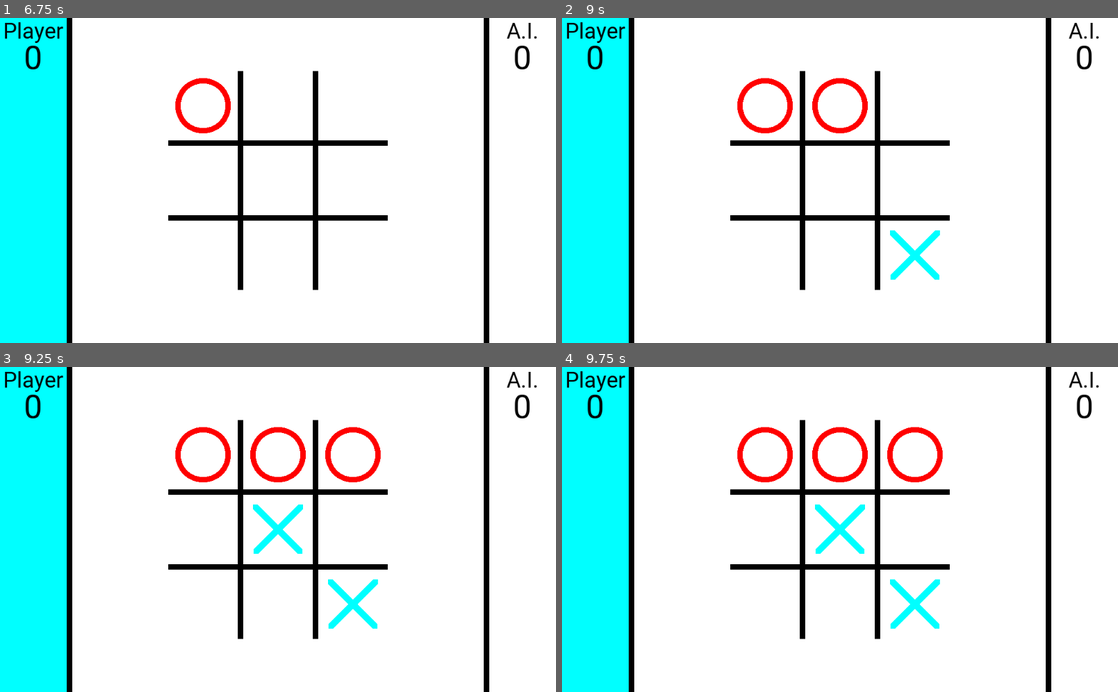
Above: before the commit, frames 1-4 (two rows, left to right).
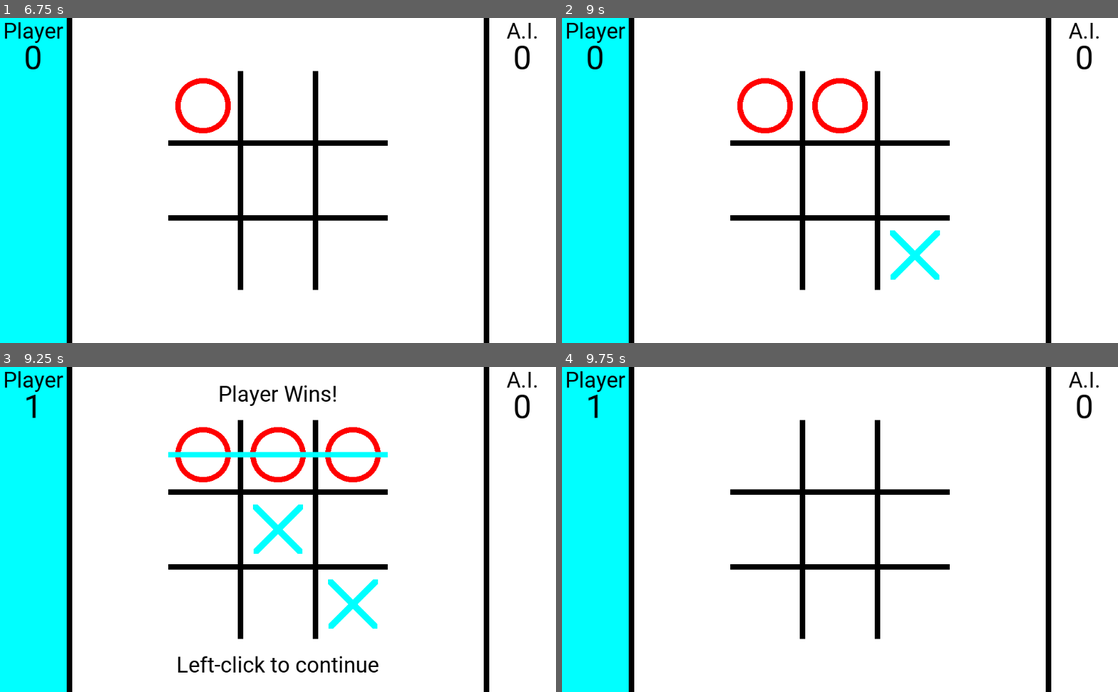
Above: after the commit, the same moments.

Repository: MGon025/CPSC481_Project
Game: Godot game, scene res://Board.tscn
Same seed, same stepped clock (60 frames per second), same inputs: the game is played once before the commit and once after it.
Inputs (mouse positions are in pixels of both pictures, inside the frame that each line leads up to):
- Up to frame 1 (6.75 s): tap Enter at 0.5, 2.75, 4.25 s; move the mouse to (205, 105) at 0.52 s; click (205, 105) at 0.67 s; tap Space at 1.25, 3.5, 5 s; move the mouse to (278, 105) at 1.27 s; click (278, 105) at 1.42 s; move the mouse to (350, 105) at 2.02 s; click (350, 105) at 2.17 s; move the mouse to (205, 180) at 2.77 s; click (205, 180) at 2.92 s; move the mouse to (278, 180) at 3.52 s; click (278, 180) at 3.67 s; move the mouse to (350, 180) at 4.27 s; click (350, 180) at 4.42 s; move the mouse to (205, 255) at 5.02 s; click (205, 255) at 5.17 s; move the mouse to (278, 255) at 5.77 s; click (278, 255) at 5.92 s; move the mouse to (350, 255) at 6.52 s; click (350, 255) at 6.67 s
- Up to frame 2 (9 s): move the mouse to (1006, 229) at 7.27 s; click (1006, 229) at 7.42 s; move the mouse to (673, 131) at 8.02 s; click (673, 131) at 8.17 s; move the mouse to (867, 180) at 8.77 s; click (867, 180) at 8.92 s
- Up to frame 3 (9.25 s): no input
- Up to frame 4 (9.75 s): move the mouse to (756, 448) at 9.52 s; click (756, 448) at 9.67 s

Frames 1-2 are identical in both runs. In frame 3, 2.0% of the frame differs, in the area x 4-70%, y 5-95%; in frame 4, 2.7%, in the area x 4-69%, y 8-81%.

Commit message:
check_win

Diff:
--- a/board.gd
+++ b/board.gd
@@ -188,9 +188,41 @@
 
 
 func _check_win():
-	# if the winner is decided, find the win line then display it
-	# _pause = _game_won(true if player won else false, upper/leftmost tile index, lower/rightmost tile index)
-	pass
+	var current_board = make_duplicate(tiles)
+	if(!player1_turn == true):
+		if(current_board[0] == current_board[1] and current_board[1] == current_board[2] and current_board[2] != "_"):
+			_pause = _game_won(!player1_turn,0,2)
+		elif(current_board[3] == current_board[4] and current_board[4] == current_board[5] and current_board[5] != "_"):
+			_pause = _game_won(!player1_turn,3,5)
+		elif(current_board[6] == current_board[7] and current_board[7] == current_board[8] and current_board[8] != "_"):
+			_pause = _game_won(!player1_turn,6,8)
+		elif(current_board[0] == current_board[3] and current_board[3] == current_board[6] and current_board[6] != "_"):
+			_pause = _game_won(!player1_turn,0,6)
+		elif(current_board[1] == current_board[4] and current_board[4] == current_board[7] and current_board[7] != "_"):
+			_pause = _game_won(!player1_turn,1,7)
+		elif(current_board[2] == current_board[5] and current_board[5] == current_board[8] and current_board[8] != "_"):
+			_pause = _game_won(!player1_turn,2,8)
+		elif(current_board[0] == current_board[4] and current_board[4] == current_board[8] and current_board[8] != "_"):
+			_pause = _game_won(!player1_turn,0,8)
+		elif(current_board[2] == current_board[4] and current_board[4] == current_board[6] and current_board[6] != "_"):
+			_pause = _game_won(!player1_turn,6,2)
+	elif(!player1_turn == false):
+		if(current_board[0] == current_board[1] and current_board[1] == current_board[2] and current_board[2] != "_"):
+			_pause = _game_won(player1_turn,0,2)
+		elif(current_board[3] == current_board[4] and current_board[4] == current_board[5] and current_board[5] != "_"):
+			_pause = _game_won(player1_turn,3,5)
+		elif(current_board[6] == current_board[7] and current_board[7] == current_board[8] and current_board[8] != "_"):
+			_pause = _game_won(player1_turn,6,8)
+		elif(current_board[0] == current_board[3] and current_board[3] == current_board[6] and current_board[6] != "_"):
+			_pause = _game_won(player1_turn,0,6)
+		elif(current_board[1] == current_board[4] and current_board[4] == current_board[7] and current_board[7] != "_"):
+			_pause = _game_won(player1_turn,1,7)
+		elif(current_board[2] == current_board[5] and current_board[5] == current_board[8] and current_board[8] != "_"):
+			_pause = _game_won(player1_turn,2,8)
+		elif(current_board[0] == current_board[4] and current_board[4] == current_board[8] and current_board[8] != "_"):
+			_pause = _game_won(player1_turn,0,8)
+		elif(current_board[2] == current_board[4] and current_board[4] == current_board[6] and current_board[6] != "_"):
+			_pause = _game_won(player1_turn,6,2)
 
 func make_duplicate(board):
 	var duplicate = ["_", "_", "_","_","_","_","_","_","_"]
